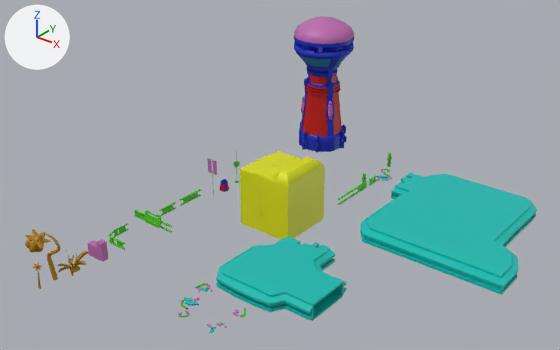
An edit to the FBX model 2221 scene objects and textures/foreground_high.fbx, drawn before and after from the same camera.
Before and after are seen from a 50 mm camera at (0.201, -0.268, 0.322) aimed at (-0.125, 0.139, 0.07). The axes (+X, +Y, +Z) are drawn at upper left. The lights are the same throughout. Where no turn or scale is listed for an object, it has been applied to the vertices. Vertices at the same position are counted once.

Objects in the first picture: 'foreground_high'.
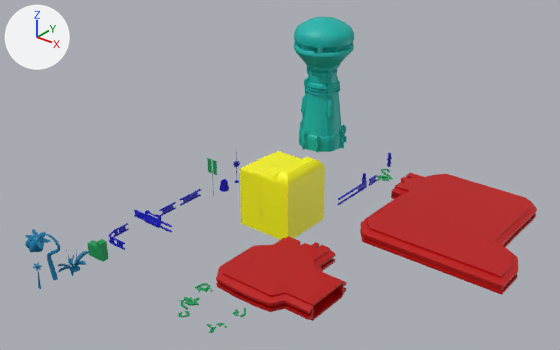
Changed parts and their boxes (x1, y1, x2, y2) in the pictures (560 x 350 px):
'foreground_high', recoloured, surface changed (cyan to red): (25, 17, 537, 333) in both
part 1 of me_mesh, recoloured: (25, 229, 89, 289) in both
part 2 of me_mesh, recoloured (green to blue): (109, 153, 392, 250) in both
part 3 of me_mesh, recoloured: (87, 159, 393, 328) in both
part 4 of me_mesh, recoloured (pink to cyan): (294, 17, 354, 119) in both
part 5 of me_mesh, recoloured: (300, 55, 347, 67) in both
part 6 of me_mesh, recoloured (cyan to green): (184, 171, 390, 333) in both
part 7 of me_mesh, recoloured (cyan to red): (216, 173, 537, 321) in both
part 8 of me_mesh, recoloured (blue to cyan): (294, 36, 354, 153) in both
part 9 of me_mesh, recoloured: (220, 182, 229, 191) in both
part 10 of me_mesh, recoloured (red to cyan): (302, 74, 342, 136) in both

The change, as a diff of the scene's bpy script:
```diff
--- a/2221 scene objects and textures/foreground_high.fbx.py
+++ b/2221 scene objects and textures/foreground_high.fbx.py
@@ mat_yellow @@
 mat_yellow = principled_material('yellow')
-mat_yellow.base_color = (0.721, 0.75, 0.0)  # yellow #dde100
+mat_yellow.base_color = (1.0, 0.962, 0.0)  # yellow #fffb00
@@ mat_cyan @@
+mat_cyan = principled_material('cyan')
+mat_cyan.base_color = (0.0, 0.461, 0.408)  # cyan #00b5ab
@@ me_mesh @@
 me_mesh.from_pydata(...)  # 8219 vertices, 8009 faces; spans x -0.132..0.14, y -0.182..0.171, z -0.091..0.091
 # used by ob_foreground_high; location = (-0.1009, 0.1566, 0.0526)
+# me_mesh part 1: 1110 faces spanning x -0.127..-0.094, y -0.182..-0.133, z -0.035..0.002 switch from mat_orange (yellow #b08000) to mat_foreground (cyan #007caa)
+# me_mesh part 2: 2602 faces spanning x -0.132..-0.011, y -0.11..0.142, z -0.036..-0.004 switch from mat_green (green #44bc00) to mat_blue (blue #0000bc)
+# me_mesh part 3: 353 faces spanning x -0.117..0.008, y -0.128..0.128, z -0.05..-0.001 switch from mat_pink (pink #bc69ad) to mat_green (green #009952)
+# me_mesh part 4: 312 faces spanning x -0.128..-0.074, y 0.116..0.171, z 0.0..0.091 switch from mat_pink (pink #bc69ad) to mat_cyan (cyan #00b5ab)
+# me_mesh part 5: 129 faces spanning x -0.125..-0.077, y 0.119..0.168, z 0.0..0.06 switch from mat_foreground (cyan #007caa) to mat_cyan (cyan #00b5ab)
+# me_mesh part 6: 62 faces spanning x -0.039..0.005, y -0.126..0.13, z -0.049..-0.031 switch from mat_sky_blue (cyan #00bcb1) to mat_green (green #009952)
+# me_mesh part 7: 656 faces spanning x -0.051..0.14, y -0.072..0.162, z -0.065..-0.032 switch from mat_sky_blue (cyan #00bcb1) to mat_red (red #bc0000)
+# me_mesh part 8: 1341 faces spanning x -0.129..-0.074, y 0.116..0.171, z -0.032..0.075 switch from mat_blue (blue #0026bc) to mat_cyan (cyan #00b5ab)
+# me_mesh part 9: 40 faces spanning x -0.115..-0.107, y 0.011..0.019, z -0.035..-0.028 switch from mat_red (red #bc0000) to mat_blue (blue #0000bc)
+# me_mesh part 10: 306 faces spanning x -0.121..-0.082, y 0.124..0.163, z -0.017..0.04 switch from mat_red (red #bc0000) to mat_cyan (cyan #00b5ab)
 me_mesh.materials.append(mat_yellow)
```
